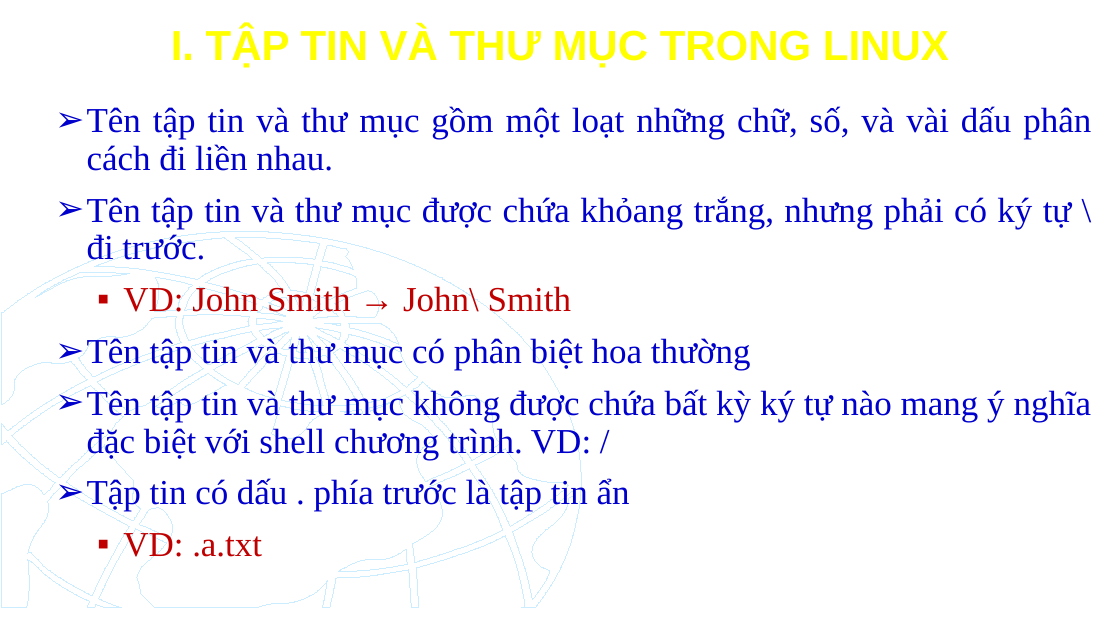
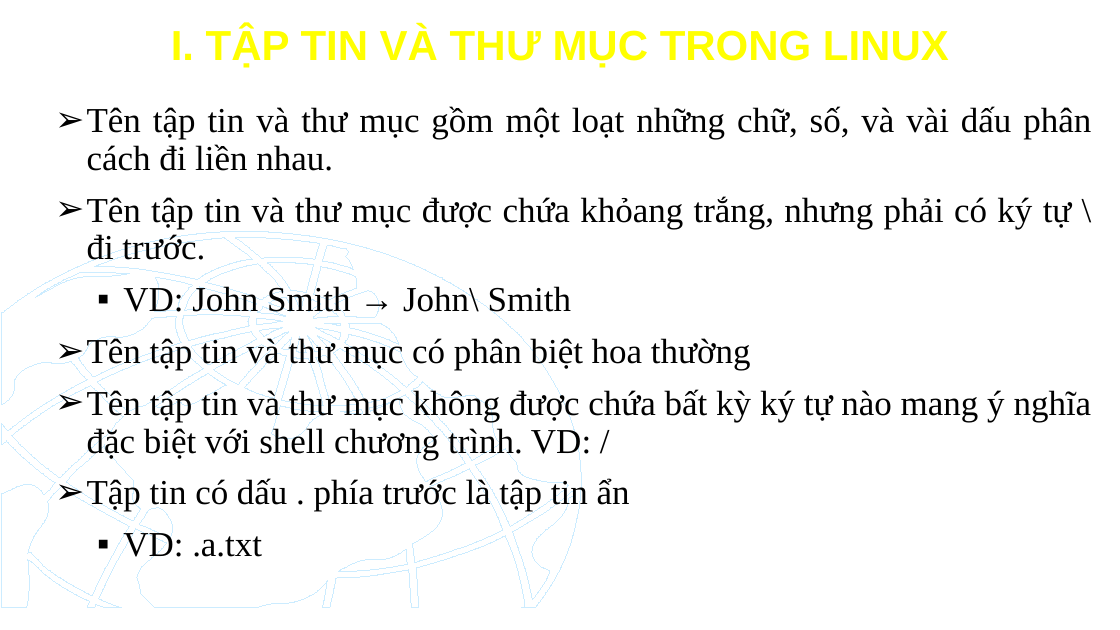
Before and after one commit to TikTzuki/SGU-Project, a slide deck: slide 4 of Open Source OS/CHƯƠNG 2.pptx. Drawn at 1120x630 pixels with LibreOffice and Linux fonts; fonts in the diff are those of the drawing; background and template pictures are left out. Boxes give left, top, right and bottom in pixels: in the first picture for what was removed or moved away, otherwise in the second. Text is boxed around its words. In the diff, an @@ line names an element or a change of style, - is before the commit and + after.

```diff
--- a/Open Source OS/CHƯƠNG 2.pptx
+++ b/Open Source OS/CHƯƠNG 2.pptx
@@ text "Tên tập tin và thư ..." at box(87, 106, 1092, 564): text colour #0000CC to #000000 in "Tên tập tin và thư mục gồm ...", "Tên tập tin và thư mục được ...", "Tên tập tin và thư mục có ...", "Tên tập tin và thư mục không ..." and 1 more places; text colour #C00000 to #000000 in "VD: John Smith → John\ Smith", "VD: .a.txt" @@
```
Also in this commit, not shown: 53 other slides changed, 11 other files.
